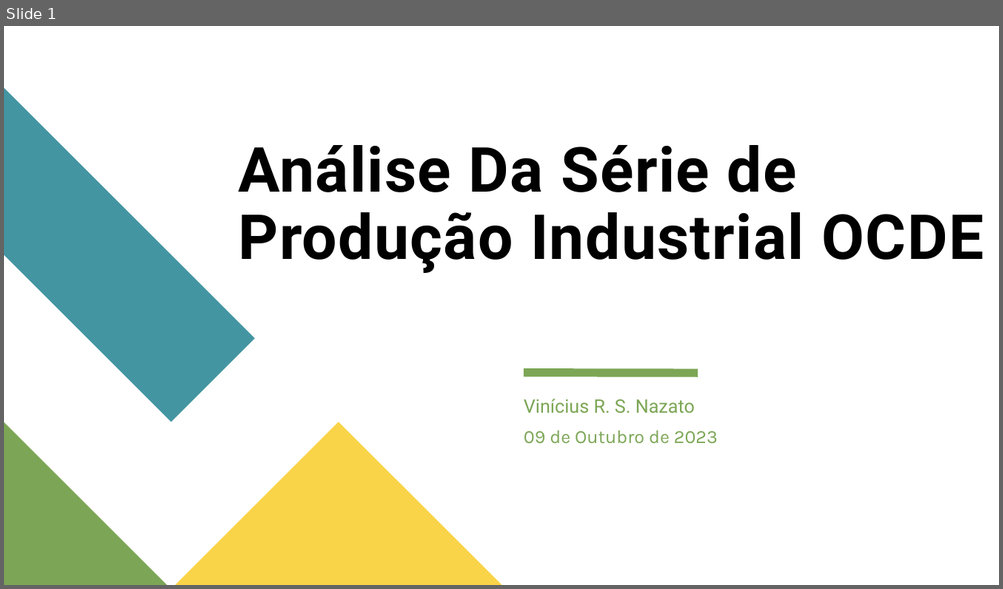
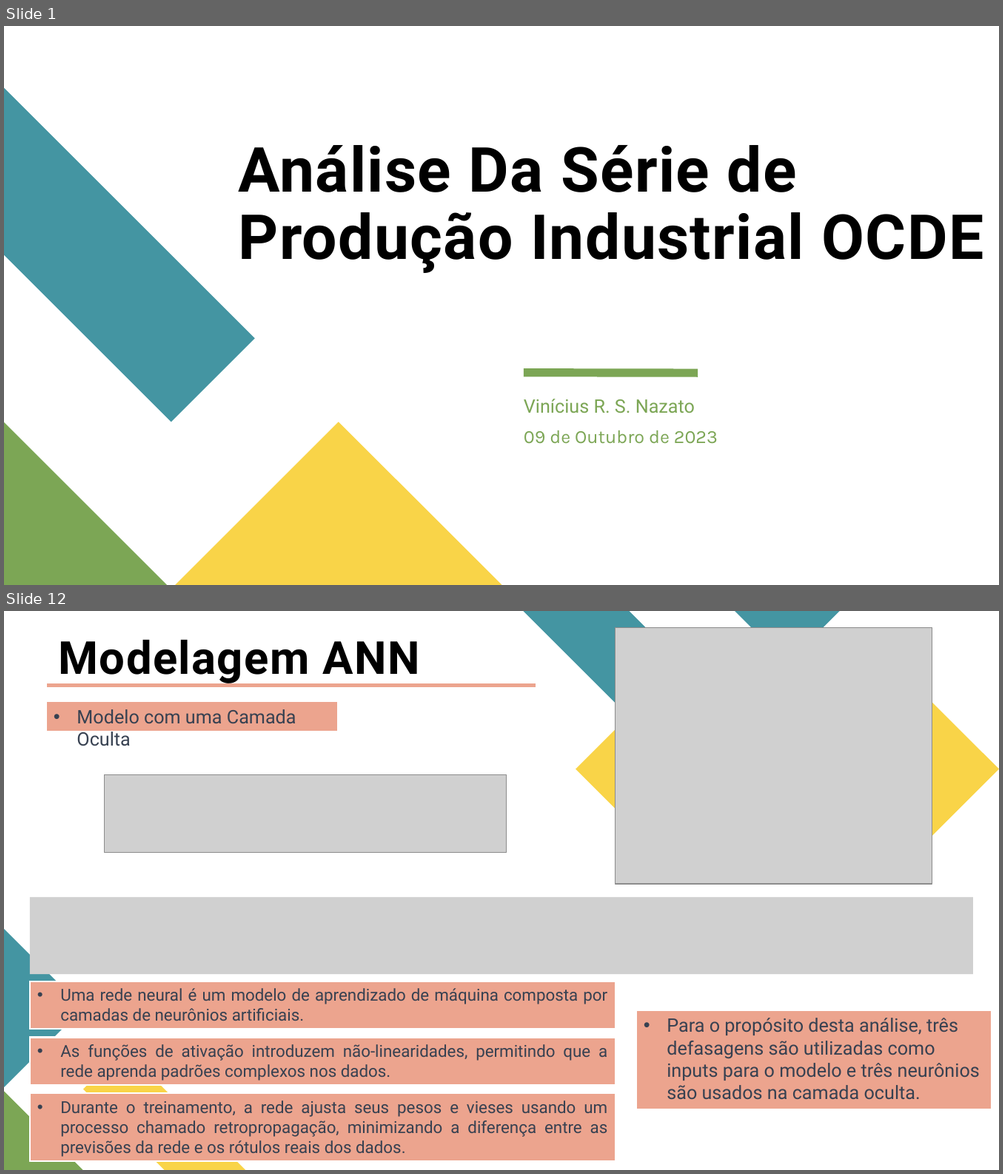
Before and after one commit to ViniNazato/PredictingIndustrialProduction, a slide deck: Análise Da Série de Produção Industrial OCDE.pptx. Shown one above the other, each under a label of ours: slide 1 before the commit, slides 1 and 12 after it; the slides between them are not shown. The pictures are 1003x589 and 1003x1174 pixels, drawn with LibreOffice and Linux fonts; fonts in the diff are those of the drawing; grey boxes stand for pictures. Boxes give left, top, right and bottom in pixels: in the first picture for what was removed or moved away, otherwise in the second. Text is boxed around its words. In the diff, an @@ line names an element or a change of style, - is before the commit and + after.

```diff
--- a/Análise Da Série de Produção Industrial OCDE.pptx
+++ b/Análise Da Série de Produção Industrial OCDE.pptx
@@ slide 12 added at (4, 611, 999, 1170), background #FFFFFF @@
@@ picture added at (615, 627, 931, 884) @@
@@ title added at (59, 639, 419, 685), 44 pt, text #000000, bold @@
+Modelagem ANN
@@ group added at (523, 611, 999, 875): 4 freeform shapes @@
@@ rectangle added at (46, 683, 537, 688), fill #ECA48E, outline #FFFFFF 1.5 pt @@
@@ rectangle added at (46, 701, 338, 731), fill #ECA48E, outline #FFFFFF 1.5 pt, 18 pt, text #374151 @@
+• Modelo com uma Camada Oculta
@@ line added from (82, 769) to (256, 769), #FFFFFF 8 pt @@
@@ picture added at (105, 775, 507, 852) @@
@@ picture added at (30, 897, 973, 974) @@
@@ freeform shape added at (4, 930, 83, 1088), fill #4495A2 @@
@@ rectangle added at (30, 982, 616, 1030), fill #ECA48E, outline #FFFFFF 1.5 pt, 16 pt, text #374151 @@
+• Uma rede neural é um modelo de aprendizado de máquina composta por camadas de neurônios artificiais.
@@ rectangle added at (636, 1010, 991, 1110), fill #ECA48E, outline #FFFFFF 1.5 pt, 18 pt, text #374151 @@
+• Para o propósito desta análise, três defasagens são utilizadas como inputs para o modelo e três neurônios são usados na camada oculta.
@@ rectangle added at (30, 1038, 616, 1085), fill #ECA48E, outline #FFFFFF 1.5 pt, 16 pt, text #374151 @@
+• As funções de ativação introduzem não-linearidades, permitindo que a rede aprenda padrões complexos nos dados.
@@ freeform shape added at (83, 1049, 245, 1170), fill #F9D448 @@
@@ freeform shape added at (4, 1091, 83, 1170), fill #7CA655 @@
@@ rectangle added at (30, 1093, 616, 1162), fill #ECA48E, outline #FFFFFF 1.5 pt, 16 pt, text #374151 @@
+• Durante o treinamento, a rede ajusta seus pesos e vieses usando um processo chamado retropropagação, minimizando a diferença entre as previsões da rede e os rótulos reais dos dados.
```
Also in this commit, not shown: 2 slides changed, 23 other slides added, 3 slides removed, 8 other files.
